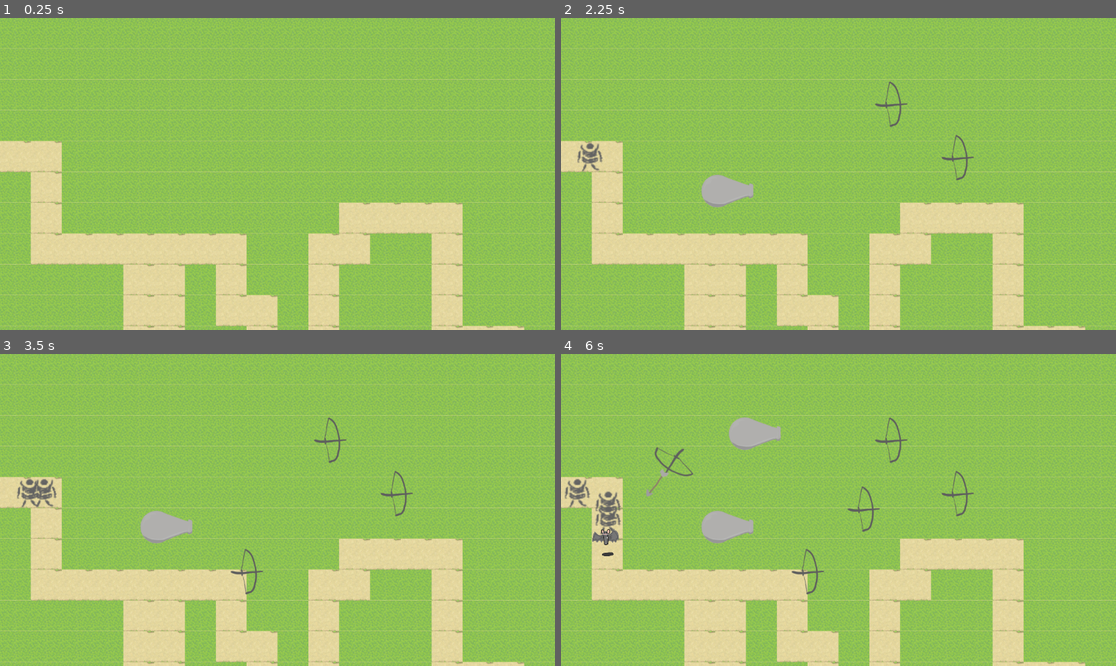
Above: before the commit, frames 1-4 (two rows, left to right).
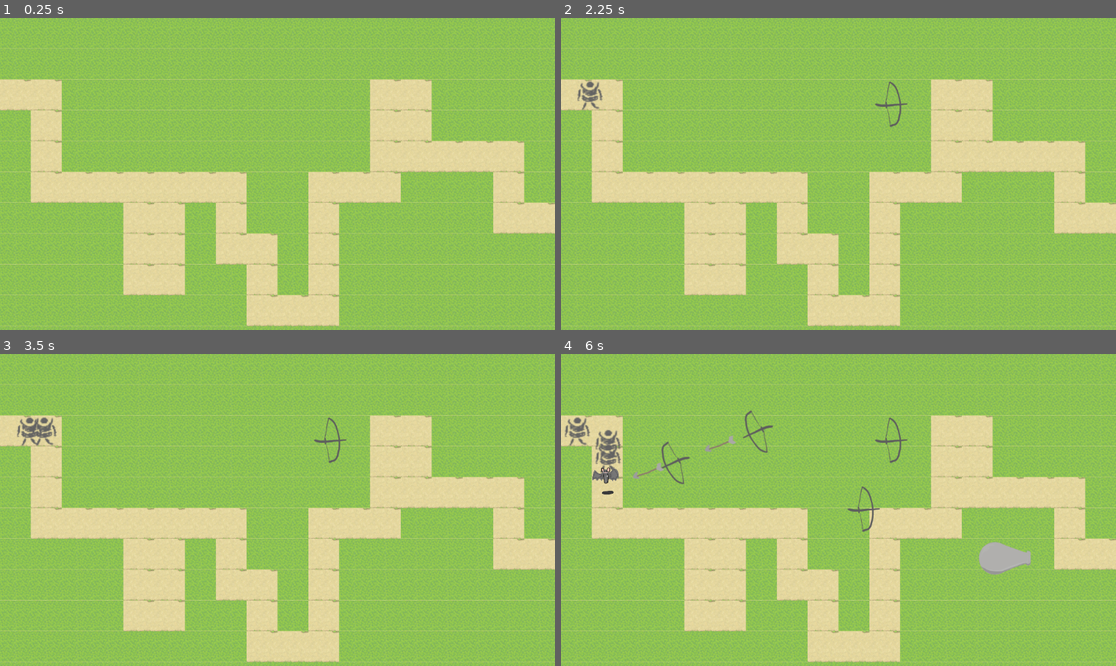
Above: after the commit, the same moments.

Repository: willNP/Tower-Defense
Game: Godot game, scene res://Scenes/main.tscn
The game is run twice, just before and just after one commit, with the same random seed, the same clock (stepped at 60 frames per second) and the same inputs. The engine's default icon, where the game draws it, is replaced by a stand-in: a white triangle on a blue panel in a dark square.
Inputs (mouse positions are in pixels of both pictures, inside the frame that each line leads up to):
- Up to frame 1 (0.25 s): no input
- Up to frame 2 (2.25 s): tap Enter at 0.5 s; move the mouse to (960, 158) at 0.52 s; click (960, 158) at 0.67 s; move the mouse to (727, 189) at 1.27 s; click (727, 189) at 1.42 s; move the mouse to (894, 105) at 2.02 s; click (894, 105) at 2.17 s
- Up to frame 3 (3.5 s): move the mouse to (249, 572) at 2.77 s; click (249, 572) at 2.92 s
- Up to frame 4 (6 s): move the mouse to (1005, 556) at 3.52 s; click (1005, 556) at 3.67 s; move the mouse to (672, 463) at 4.27 s; click (672, 463) at 4.42 s; move the mouse to (866, 510) at 5.02 s; click (866, 510) at 5.17 s; move the mouse to (755, 432) at 5.77 s; click (755, 432) at 5.92 s

The runs differ from the first frame. In frame 1, 27% of the frame differs, in the area x 0-100%, y 19-100%; in frame 2, 27%; in frame 3, 27%; in frame 4, 29%, in the area x 0-100%, y 18-100%.

Commit message:
la generación del mundo se ajusta a la resolucion de la pantalla

Diff:
--- a/Scripts/Resources/map_generation.gd
+++ b/Scripts/Resources/map_generation.gd
@@ -8,6 +8,7 @@
 @export var tile_size: int = 64
 @export var map_width: int = 39
 @export var map_height: int = 24
+@export var auto_fit_to_viewport: bool = true
 
 @export_group("Path Shape")
 @export var max_horizontal_steps: int = 3
@@ -43,6 +44,7 @@
 
 
 func generate_map(seed: int = 0, use_seed: bool = false) -> void:
+	_update_dimensions_from_viewport()
 	_configure_path_controller()
 	_map_generator.randomize(seed, use_seed)
 	_map_data = _map_generator.generate(map_width, map_height, _generator_params())
@@ -109,3 +111,12 @@
 		"start_center_columns": start_center_columns,
 		"start_center_band": start_center_band
 	}
+
+
+func _update_dimensions_from_viewport() -> void:
+	if not auto_fit_to_viewport:
+		return
+
+	var viewport_size: Vector2i = get_viewport_rect().size
+	map_width = max(1, int(ceil(viewport_size.x / float(tile_size))))
+	map_height = max(1, int(ceil(viewport_size.y / float(tile_size))))
